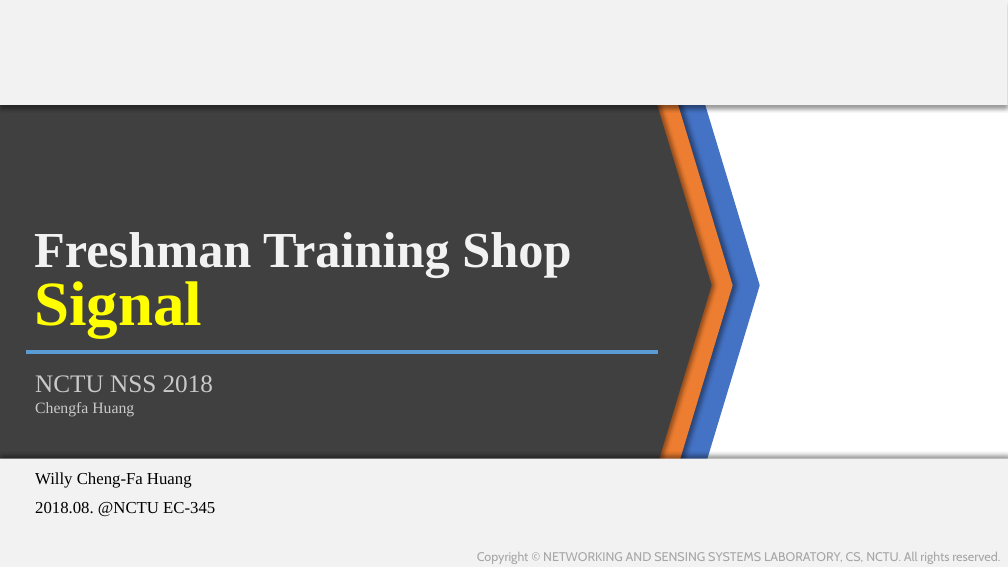
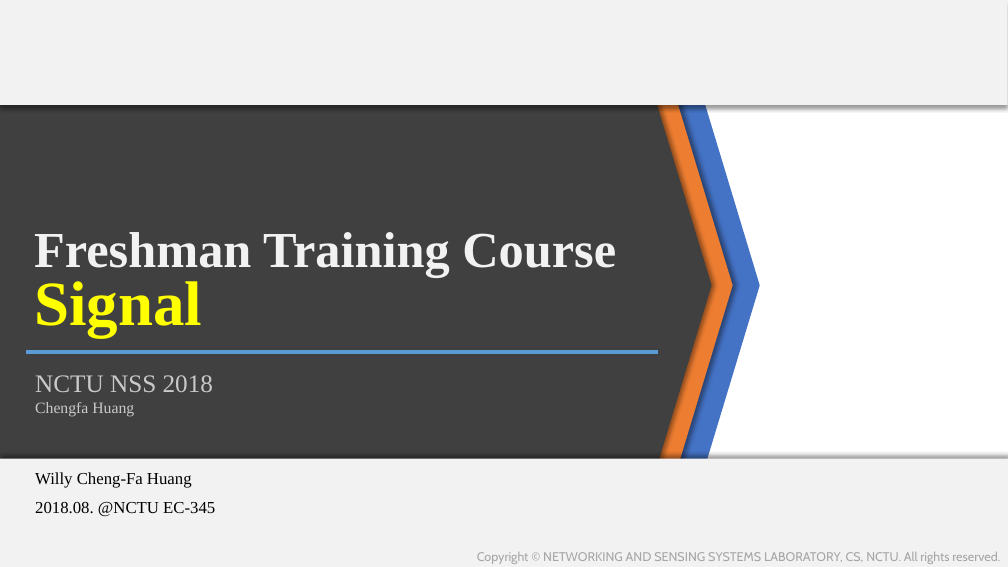
Before and after one commit to ghostkingwilly/Signal_Training_Freshman, a slide deck: slide 1 of Freshman_Training.pptx. Drawn at 1008x567 pixels with LibreOffice and Linux fonts; fonts in the diff are those of the drawing; background and template pictures are left out. Boxes give left, top, right and bottom in pixels: in the first picture for what was removed or moved away, otherwise in the second. Text is boxed around its words. In the diff, an @@ line names an element or a change of style, - is before the commit and + after.

Commit message:
ppt update

```diff
--- a/Freshman_Training.pptx
+++ b/Freshman_Training.pptx
@@ title at (34,232,616,337): text changed @@
-Freshman Training Shop
-Signal
+Freshman Training Course
+Signal
```
